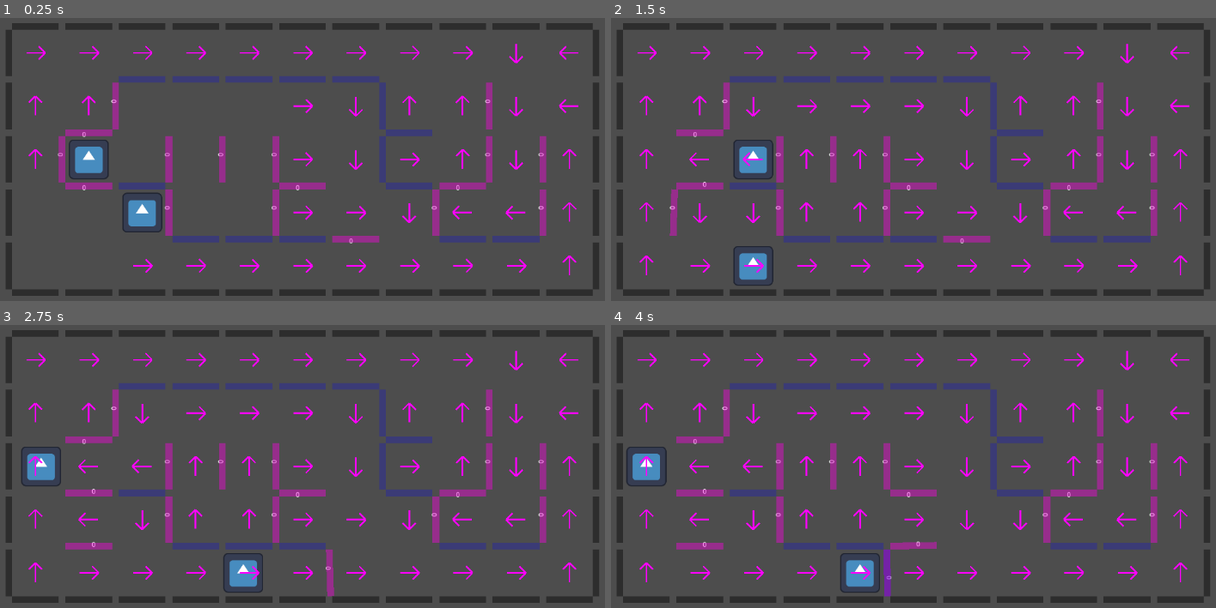
Above: before the commit, frames 1-4 (two rows, left to right).
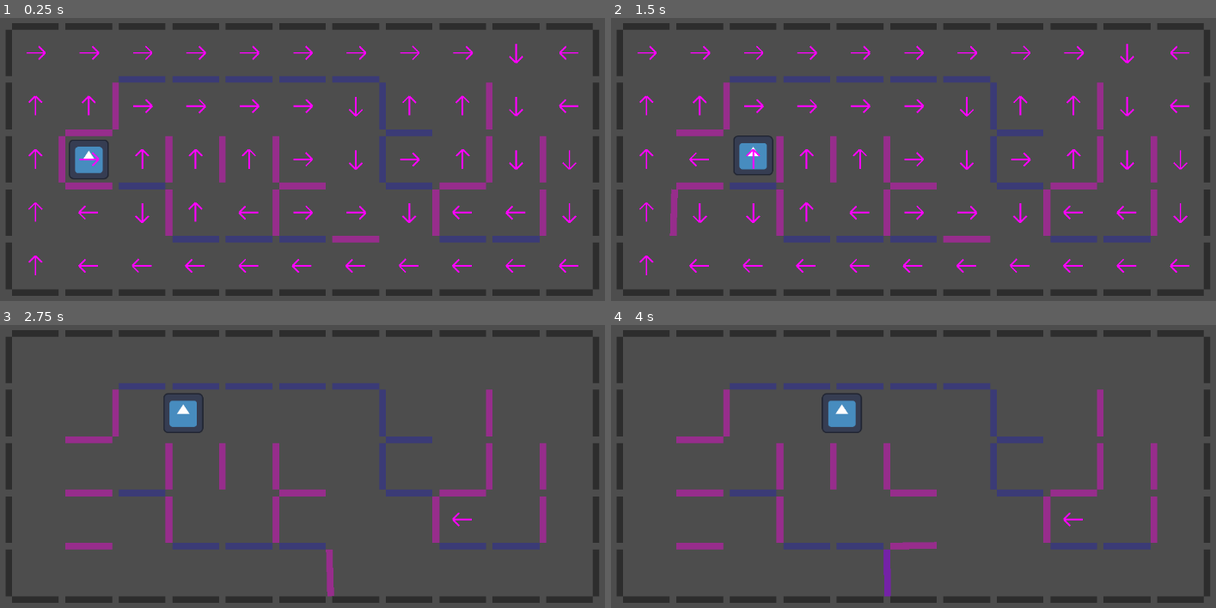
Above: after the commit, the same moments.

Repository: blueegreen/capman
Game: Godot game, scene res://boundary_objects/test_level_1.tscn
The game is run twice, just before and just after one commit, with the same random seed, the same clock (stepped at 60 frames per second) and the same inputs. This scene is started directly instead of the project's main scene. The engine's default icon, where the game draws it, is replaced by a stand-in: a white triangle on a blue panel in a dark square.
Inputs (mouse positions are in pixels of both pictures, inside the frame that each line leads up to):
- Up to frame 1 (0.25 s): no input
- Up to frame 2 (1.5 s): move the mouse to (671, 184) at 0.52 s; click (671, 184) at 0.6 s; move the mouse to (671, 238) at 1.27 s; click (671, 238) at 1.35 s
- Up to frame 3 (2.75 s): move the mouse to (326, 545) at 2.02 s; click (326, 545) at 2.1 s
- Up to frame 4 (4 s): click (937, 545) at 2.85 s; move the mouse to (889, 545) at 3.52 s; click (889, 545) at 3.6 s

The runs differ from the first frame. In frame 1, 1.8% of the frame differs, in the area x 4-96%, y 28-91%; in frame 2, 1.7%; in frame 3, 4.0%; in frame 4, 4.0%, in the area x 2-96%, y 9-95%.

Commit message:
randomstufflmao

Diff:
--- a/boundary_objects/double_anchor_wall.gd
+++ b/boundary_objects/double_anchor_wall.gd
@@ -1,11 +1,11 @@
-extends Node2D
+extends Area2D
 @onready var anchor = $anchor
 @onready var wall = $wall
-@onready var point_1 = $wall/Area2D
-@onready var point_2 = $wall/Area2D2
+@onready var point_1 = $Area2D
+@onready var point_2 = $Area2D2
+var root
 
 enum DIR {CW, ACW}
-signal changed
 
 var mouse_position : Vector2
 var rotate_allowed = true
@@ -19,19 +19,20 @@
 @export var rotation_angle = PI/2
 
 var move_queued = null
-var wiggle_time = 0.2
+var wiggle_time = 0.3
 
 func _ready():
+	root = get_parent()
 	GlobalTimer.timeout.connect(_on_beat)
 
 func _process(delta):
-	wiggle_time -= delta
 	if wiggle_time > 0 and move_queued != null:
 		rotate_around(move_queued)
 		move_queued = null
+	wiggle_time -= delta
 
 func _on_beat():
-	wiggle_time = 0.2
+	wiggle_time = 0.3
 	if move_queued != null:
 		rotate_around(move_queued)
 		move_queued = null
@@ -47,7 +48,6 @@
 	anchor.rotation = 0
 	wall.global_transform = wall_transform
 	rotate_allowed = true
-	changed.emit()
 
 func _on_area_2d_2_input_event(_viewport, event, _shape_idx):
 	if event.is_action("click") and rotate_allowed == true:
@@ -55,7 +55,7 @@
 
 func rotate_around(point):
 	rotate_allowed = false
-
+	rotate_area(point)
 	var wall_position = wall.global_position
 	anchor.global_position = point.global_position
 	remove_child(wall)
@@ -65,3 +65,12 @@
 	var rotate_tween = create_tween()
 	rotate_tween.tween_property(anchor, "rotation", rotation_angle, GlobalVariables.time_step - 0.1).set_trans(Tween.TRANS_EXPO)
 	rotate_tween.tween_callback(complete_rotation)
+
+func rotate_area(point):
+	var wall_transform = wall.global_transform
+	var r = global_position.distance_to(point.global_position)
+	var dir = point.global_position.direction_to(global_position)
+	var theta = atan2(dir.y, dir.x)
+	global_position = r * Vector2(cos(theta + rotation_angle), sin(theta + rotation_angle)) + point.global_position
+	rotation += rotation_angle
+	wall.global_transform = wall_transform
--- a/boundary_objects/double_anchor_wall.tscn
+++ b/boundary_objects/double_anchor_wall.tscn
@@ -10,37 +10,28 @@
 
 [sub_resource type="PlaceholderTexture2D" id="PlaceholderTexture2D_subyf"]
 
-[node name="double_anchor_wall" type="Node2D" groups=["wall"]]
+[node name="double_anchor_wall" type="Area2D" groups=["double_anchor_wall", "wall"]]
+collision_mask = 0
 script = ExtResource("1_31r80")
 
-[node name="wall" type="Node2D" parent="."]
+[node name="CollisionShape2D" type="CollisionShape2D" parent="."]
+shape = SubResource("RectangleShape2D_vu8kd")
 
-[node name="wall_area" type="Area2D" parent="wall" groups=["double_anchor_wall", "wall"]]
+[node name="Area2D2" type="Area2D" parent="."]
+position = Vector2(64, 0)
 collision_mask = 0
 
-[node name="CollisionShape2D" type="CollisionShape2D" parent="wall/wall_area"]
-shape = SubResource("RectangleShape2D_vu8kd")
+[node name="CollisionShape2D" type="CollisionShape2D" parent="Area2D2"]
+shape = SubResource("CircleShape2D_gyamk")
 
-[node name="Label" type="Label" parent="wall"]
-offset_left = -16.0
-offset_top = -8.0
-offset_right = 24.0
-offset_bottom = 15.0
-text = "0"
-
-[node name="Area2D" type="Area2D" parent="wall"]
+[node name="Area2D" type="Area2D" parent="."]
 position = Vector2(-64, 0)
 collision_mask = 0
 
-[node name="CollisionShape2D" type="CollisionShape2D" parent="wall/Area2D"]
+[node name="CollisionShape2D" type="CollisionShape2D" parent="Area2D"]
 shape = SubResource("CircleShape2D_gyamk")
 
-[node name="Area2D2" type="Area2D" parent="wall"]
-position = Vector2(64, 0)
-collision_mask = 0
-
-[node name="CollisionShape2D" type="CollisionShape2D" parent="wall/Area2D2"]
-shape = SubResource("CircleShape2D_gyamk")
+[node name="wall" type="Node2D" parent="."]
 
 [node name="Sprite2D" type="Sprite2D" parent="wall"]
 modulate = Color(1, 0.486275, 0.901961, 0.415686)
@@ -51,5 +42,5 @@
 [node name="anchor" type="Node2D" parent="."]
 position = Vector2(-64, 0)
 
-[connection signal="input_event" from="wall/Area2D" to="." method="_on_area_2d_input_event"]
-[connection signal="input_event" from="wall/Area2D2" to="." method="_on_area_2d_2_input_event"]
+[connection signal="input_event" from="Area2D2" to="." method="_on_area_2d_2_input_event"]
+[connection signal="input_event" from="Area2D" to="." method="_on_area_2d_input_event"]
--- a/boundary_objects/single_anchor_wall.gd
+++ b/boundary_objects/single_anchor_wall.gd
@@ -1,10 +1,10 @@
-extends Node2D
+extends Area2D
 @onready var anchor = $anchor
 @onready var wall = $wall
-@onready var point_1 = $wall/Area2D
+@onready var point_1 = $Area2D
+var root
 
 enum DIR {CW, ACW}
-signal changed
 
 var mouse_position : Vector2
 var rotate_allowed = true
@@ -18,19 +18,20 @@
 @export var rotation_angle = PI/2
 
 var move_queued = null
-var wiggle_time = 0.2
+var wiggle_time = 0.3
 
 func _ready():
+	root = get_parent()
 	GlobalTimer.timeout.connect(_on_beat)
 
 func _process(delta):
-	wiggle_time -= delta
 	if wiggle_time > 0 and move_queued != null:
 		rotate_around(move_queued)
 		move_queued = null
+	wiggle_time -= delta
 
 func _on_beat():
-	wiggle_time = 0.2
+	wiggle_time = 0.3
 	if move_queued != null:
 		rotate_around(move_queued)
 		move_queued = null
@@ -46,10 +47,10 @@
 	anchor.rotation = 0
 	wall.global_transform = wall_transform
 	rotate_allowed = true
-	changed.emit()
 
 func rotate_around(point):
 	rotate_allowed = false
+	rotate_area(point)
 	var wall_position = wall.global_position
 	anchor.global_position = point.global_position
 	remove_child(wall)
@@ -59,3 +60,12 @@
 	var rotate_tween = create_tween()
 	rotate_tween.tween_property(anchor, "rotation", rotation_angle, GlobalVariables.time_step - 0.1).set_trans(Tween.TRANS_EXPO)
 	rotate_tween.tween_callback(complete_rotation)
+
+func rotate_area(point):
+	var wall_transform = wall.global_transform
+	var r = global_position.distance_to(point.global_position)
+	var dir = point.global_position.direction_to(global_position)
+	var theta = atan2(dir.y, dir.x)
+	global_position = r * Vector2(cos(theta + rotation_angle), sin(theta + rotation_angle)) + point.global_position
+	rotation += rotation_angle
+	wall.global_transform = wall_transform
--- a/boundary_objects/single_anchor_wall.tscn
+++ b/boundary_objects/single_anchor_wall.tscn
@@ -10,23 +10,20 @@
 
 [sub_resource type="PlaceholderTexture2D" id="PlaceholderTexture2D_sq1jc"]
 
-[node name="single_anchor_wall" type="Node2D" groups=["wall"]]
+[node name="single_anchor_wall" type="Area2D" groups=["single_anchor_wall", "wall"]]
 script = ExtResource("1_woqot")
 
-[node name="wall" type="Node2D" parent="."]
-
-[node name="wall_area" type="Area2D" parent="wall" groups=["single_anchor_wall", "wall"]]
-collision_mask = 0
-
-[node name="CollisionShape2D" type="CollisionShape2D" parent="wall/wall_area"]
+[node name="CollisionShape2D" type="CollisionShape2D" parent="."]
 shape = SubResource("RectangleShape2D_lob0q")
 
-[node name="Area2D" type="Area2D" parent="wall"]
+[node name="Area2D" type="Area2D" parent="."]
 position = Vector2(-64, 0)
 collision_mask = 0
 
-[node name="CollisionShape2D" type="CollisionShape2D" parent="wall/Area2D"]
+[node name="CollisionShape2D" type="CollisionShape2D" parent="Area2D"]
 shape = SubResource("CircleShape2D_ljegl")
+
+[node name="wall" type="Node2D" parent="."]
 
 [node name="Sprite2D" type="Sprite2D" parent="wall"]
 modulate = Color(0, 1, 0.996078, 0.231373)
@@ -37,4 +34,4 @@
 [node name="anchor" type="Node2D" parent="."]
 position = Vector2(-64, 0)
 
-[connection signal="input_event" from="wall/Area2D" to="." method="_on_area_2d_input_event"]
+[connection signal="input_event" from="Area2D" to="." method="_on_area_2d_input_event"]
--- a/boundary_objects/test_level_1.gd
+++ b/boundary_objects/test_level_1.gd
@@ -1,12 +1,12 @@
 extends Node2D
 
 var pathfinder : Node2D
+@onready var timer = $Timer
 
 func _ready():
 	pathfinder = get_node_or_null("pathfinder")
-	for child in get_children():
-		if child.is_in_group("wall"):
-			child.changed.connect(_on_wall_changed)
+	timer.wait_time = GlobalVariables.time_step/2
+	timer.start()
 
-func _on_wall_changed():
+func _on_timer_timeout():
 	pathfinder.reset()
--- a/boundary_objects/test_level_1.tscn
+++ b/boundary_objects/test_level_1.tscn
@@ -126,9 +126,6 @@
 [node name="enemy_basic" parent="." instance=ExtResource("4_a8scm")]
 position = Vector2(0, 192)
 
-[node name="enemy_basic2" parent="." instance=ExtResource("4_a8scm")]
-position = Vector2(128, 320)
-
 [node name="Camera2D" type="Camera2D" parent="."]
 position = Vector2(472, 216)
 zoom = Vector2(0.7, 0.7)
@@ -240,3 +237,7 @@
 
 [node name="fixed_wall32" parent="boundary" instance=ExtResource("6_22wef")]
 position = Vector2(1152, 512)
+
+[node name="Timer" type="Timer" parent="."]
+
+[connection signal="timeout" from="Timer" to="." method="_on_timer_timeout"]
--- a/enemies/enemy_basic.gd
+++ b/enemies/enemy_basic.gd
@@ -15,6 +15,7 @@
 	GlobalTimer.timeout.connect(_on_beat)
 
 func _on_beat():
+	await get_tree().create_timer(0.1).timeout
 	start_next_move()
 
 func move():
--- a/enemies/pathfinder_tile.gd
+++ b/enemies/pathfinder_tile.gd
@@ -8,7 +8,6 @@
 signal done
 
 func start():
-	await get_tree().create_timer(.005).timeout
 	if get_parent().get_child_count() >= get_parent().max_tile_count:
 		queue_free()
 		return
@@ -32,6 +31,7 @@
 	new_tile.rotation = rotation + direction
 	new_tile.connect_to_prev(self)
 	add_sibling(new_tile)
+	await new_tile.done
 
 func _on_previous_tile_done():
 	start()
--- a/global/global_variables.gd
+++ b/global/global_variables.gd
@@ -6,3 +6,4 @@
 func _ready():
 	GlobalTimer.wait_time = time_step
 	GlobalTimer.start()
+	GlobalTimer.timeout.emit()
--- /dev/null
+++ b/global/reset_button.tscn
@@ -0,0 +1,9 @@
+[gd_scene load_steps=2 format=3 uid="uid://b6lc8o8lj6ux0"]
+
+[sub_resource type="CircleShape2D" id="CircleShape2D_bmy6k"]
+radius = 48.0
+
+[node name="reset_button" type="Area2D"]
+
+[node name="CollisionShape2D" type="CollisionShape2D" parent="."]
+shape = SubResource("CircleShape2D_bmy6k")
